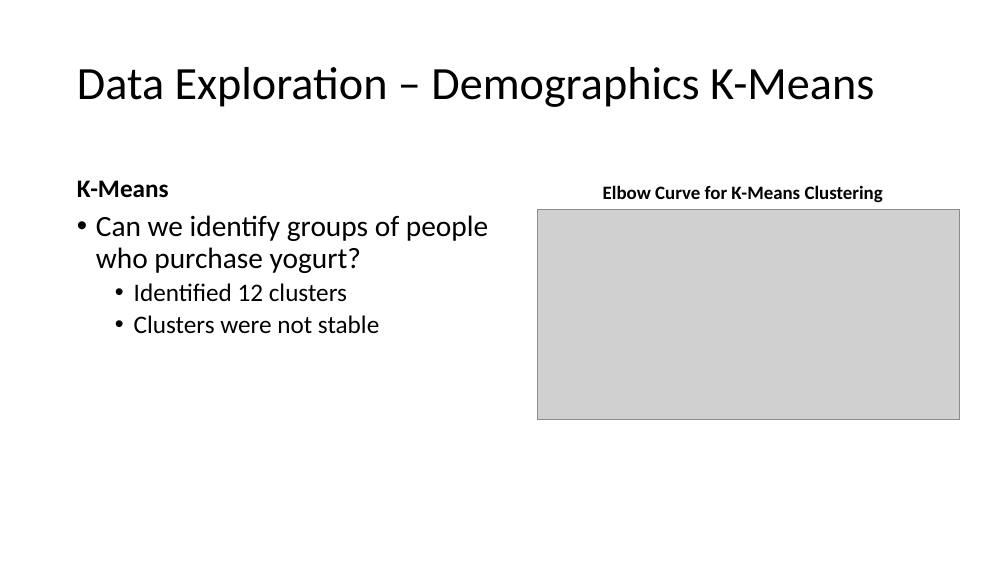
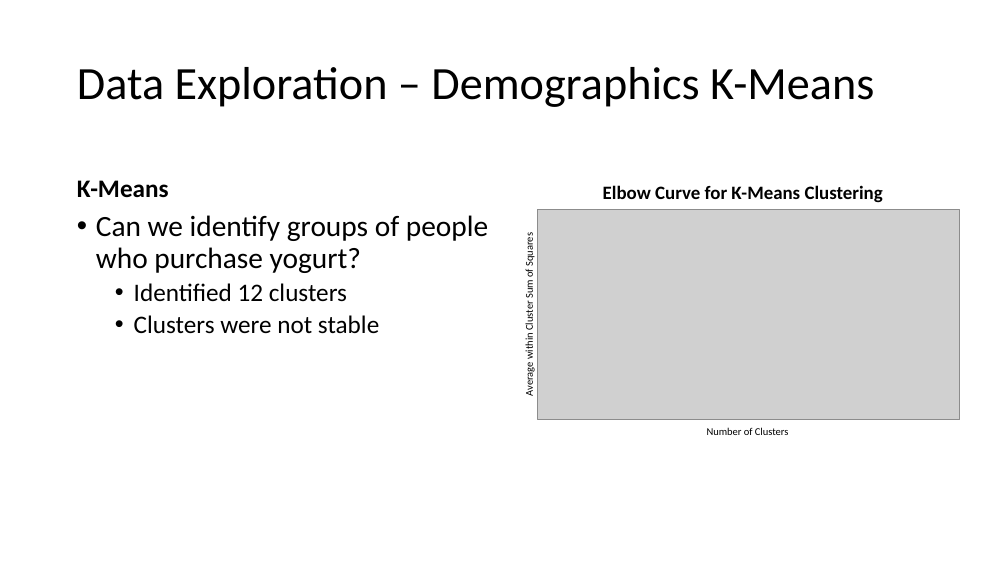
Before and after one commit to mGalarnyk/Machine_Learning_Froyo, a slide deck: slide 10 of Current_Powerpoint/Froyo_v2.pptx (slide 11 before the commit). Drawn at 1008x567 pixels with LibreOffice and Linux fonts; fonts in the diff are those of the drawing; grey boxes stand for pictures. Boxes give left, top, right and bottom in pixels: in the first picture for what was removed or moved away, otherwise in the second. Text is boxed around its words. In the diff, an @@ line names an element or a change of style, - is before the commit and + after.

```diff
--- a/Current_Powerpoint/Froyo_v2.pptx
+++ b/Current_Powerpoint/Froyo_v2.pptx
@@ text added at [523,237,536,395], 10 pt, text #000000 @@
+Average within Cluster Sum of Squares
@@ text added at [707,427,789,435], 10 pt, text #000000 @@
+Number of Clusters
```
Also in this commit, not shown: 1 other slide changed, 1 slide removed, 1 other file.
